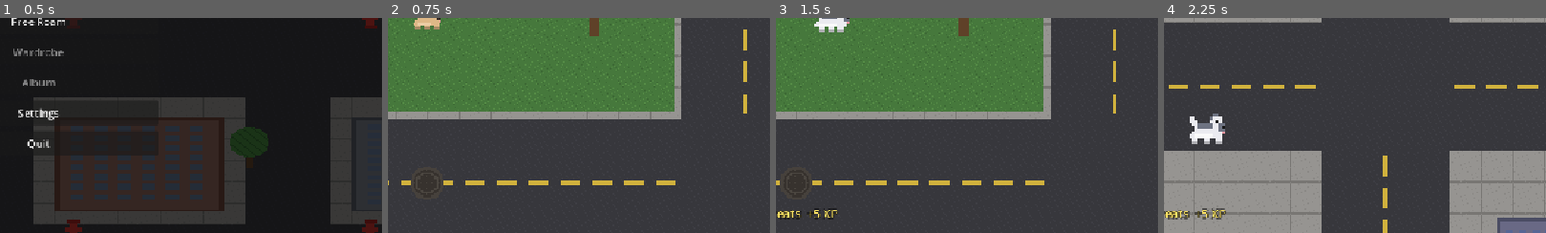
Above: before the commit, frames 1-4 (left to right).
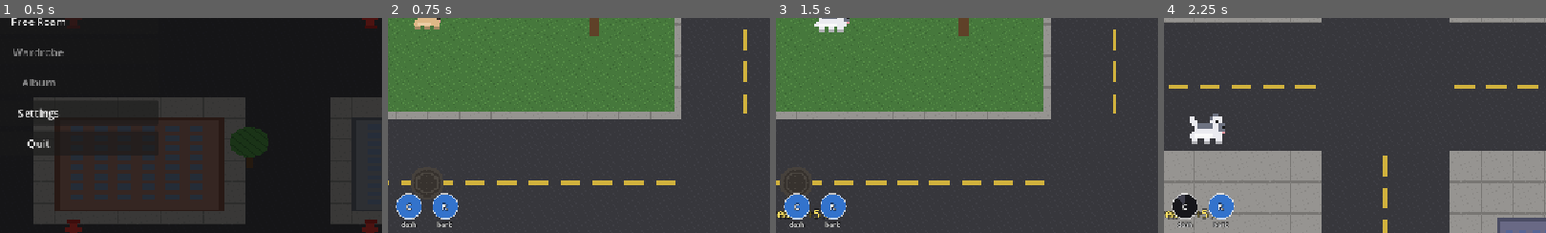
Above: after the commit, the same moments.

Repository: Damon1o/new-dog-city
Game: Godot game, scene res://scenes/Home.tscn
The game is run twice, just before and just after one commit, with the same random seed, the same clock (stepped at 60 frames per second) and the same inputs.
Inputs (mouse positions are % of the whole screen's width and height, from its top left):
- Up to frame 1 (0.5 s): no input
- Up to frame 2 (0.75 s): click "New Story" at 0.5 s
- Up to frame 3 (1.5 s): tap Enter at 1.25 s; move the mouse to (72, 45) at 1.27 s; hold D from 1.28 s (still down); tap Tab at 1.35 s; click (72, 45) at 1.42 s
- Up to frame 4 (2.25 s): tap Space at 1.52 s; move the mouse to (30, 55) at 2.02 s; release D at 2.03 s; hold S from 2.03 s (still down); tap C at 2.1 s
The pictures show only the part of the screen within x 45-95%, y 50-100%; the shares and areas given below are measured in that part.

Frame 1 is identical in both runs. In frame 2, 1.4% of the frame differs, in the area x 2-19%, y 81-98%; in frame 3, 1.4%; in frame 4, 1.5%.

Commit message:
Ability bar HUD with cooldown sweeps (M1-7)
Bottom-centre bar for dash (C), bark (R) and pounce (Space, hidden below level 30), each with a clockwise cooldown sweep. Pause help lists the new keys. Smoke asserts the bar exists, tracks bark_cd and gates pounce.

Co-Authored-By: Claude Opus 5.5 <noreply@anthropic.com>

Diff:
--- a/scripts/game.gd
+++ b/scripts/game.gd
@@ -131,6 +131,7 @@
 var shop: Node  # scripts/ui/shop.gd
 var bars := {}   # key -> {ctl, color, v, ghost, text}
 var slots := {}  # item -> count Label
+var abilities := {}  # ability bar: name -> {ctl, key, v (cooldown left, 0..1)}
 var pois: Array[Dictionary] = []  # {pos, text, color} — shops, stations, water
 var marker := {}                  # nearest poi, drawn as a floating tag
 var drinking := false
--- a/scripts/ui/hud.gd
+++ b/scripts/ui/hud.gd
@@ -241,6 +241,16 @@
 		g.menu_rows.append(hud_label(rows, 16))
 	g.menu.hide()
 	dock(g.menu, true, 60)
+	# bottom centre: ability bar (spec 11 HUD); locked ones hidden. Cooldown var = "<name>_cd".
+	var abar := HBoxContainer.new()
+	abar.add_theme_constant_override("separation", 10)
+	for a in [["dash", "C", g.player.DASH_CD], ["bark", "R", g.player.BARK_CD], ["pounce", "Spc", g.player.POUNCE_CD]]:
+		var c := Control.new()
+		c.custom_minimum_size = Vector2(44, 52)
+		c.draw.connect(draw_ability.bind(a[0]))
+		abar.add_child(c)
+		g.abilities[a[0]] = {"ctl": c, "key": a[1], "max": a[2], "v": 0.0}
+	dock(abar, true, 4)
 
 	# centre: collar name entry, pause g.menu
 	var center := CenterContainer.new()
@@ -257,7 +267,7 @@
 	pv.add_theme_constant_override("separation", 8)
 	g.pause_panel.add_child(pv)
 	hud_label(pv, 24).text = "PAUSED"
-	hud_label(pv, 14).text = "WASD / arrows   move\nShift   sprint\nSpace / left click   attack (click aims at the cursor)\nF   doors, stairs, burrow\nQ / E   eat P …(103 unchanged characters)…
+	hud_label(pv, 14).text = "WASD / arrows   move\nShift   sprint\nSpace / left click   attack (click aims at the cursor)\nC   dash   R   bark   hold Space   pounce (Lv 30)\nF   doors, stairs, burrow\nQ / E   eat P …(103 unchanged characters)…
 	for bus in ["Master", "Music", "SFX", "Ambience"]:
 		hud_label(pv, 14).text = "Volume" if bus == "Master" else bus
 		var sl := HSlider.new()
@@ -414,6 +424,26 @@
 		set_bar("boss", g.boss.hp / g.boss.max_hp, delta, "%d / %d" % [ceili(g.boss.hp), int(g.boss.max_hp)])
 	g.quest_label.text = g.quest_text()
 	g.quest_label.modulate = Color(1, 0.9, 0.4) if g.tutorial_on() else Color.WHITE
+	for n in g.abilities:
+		var ab: Dictionary = g.abilities[n]
+		ab.v = float(g.player.get(n + "_cd")) / ab.max
+		ab.ctl.visible = n != "pounce" or g.player.level >= g.player.POUNCE_LEVEL
+		ab.ctl.queue_redraw()
+
+## Ability slot: round button with its key, name under it, dark sweep for the cooldown left.
+func draw_ability(n: String) -> void:
+	var ab: Dictionary = g.abilities[n]
+	var c: Control = ab.ctl
+	var mid := Vector2(c.size.x / 2.0, 20)
+	var font := ThemeDB.fallback_font
+	c.draw_circle(mid, 19, Color(0.2, 0.45, 0.8) if ab.v <= 0.0 else Color(0.25, 0.25, 0.3))
+	if ab.v > 0.0:  # clockwise from 12 o'clock; a thick arc avoids polygon triangulation at tiny slices
+		c.draw_arc(mid, 9.5, -PI / 2.0, -PI / 2.0 + TAU * ab.v, 32, Color(0, 0, 0, 0.65), 19.0)
+	c.draw_arc(mid, 19, 0, TAU, 32, Color(1, 1, 1, 0.7), 1.5)
+	c.draw_string_outline(font, Vector2(0, 25), ab.key, HORIZONTAL_ALIGNMENT_CENTER, c.size.x, 13, 3, Color.BLACK)
+	c.draw_string(font, Vector2(0, 25), ab.key, HORIZONTAL_ALIGNMENT_CENTER, c.size.x, 13)
+	c.draw_string_outline(font, Vector2(0, 51), n, HORIZONTAL_ALIGNMENT_CENTER, c.size.x, 10, 3, Color.BLACK)
+	c.draw_string(font, Vector2(0, 51), n, HORIZONTAL_ALIGNMENT_CENTER, c.size.x, 10)
 
 func draw_overlay() -> void:
 	var xf = g.get_canvas_transform()  # world -> screen
--- a/tests/smoke.gd
+++ b/tests/smoke.gd
@@ -139,7 +139,14 @@
 	await frames(25)
 	assert(is_equal_approx(1000.0 - target.hp, player.attack_damage() * 2.0), "pounce lands 2x bite, got %f" % (1000.0 - target.hp))
 	assert(target.state == target.State.STUN, "pounce stuns")
+	# ability bar (M1-7): exists, cooldown sweep follows <name>_cd, pounce hidden below level 30
+	await frames(1)
+	assert(game.abilities.has("dash") and game.abilities.has("bark"), "ability bar built")
+	assert(game.abilities.bark.v > 0.9 and game.abilities.bark.v < 1.0, "bark cooldown on the bar")
+	assert(game.abilities.pounce.ctl.visible, "pounce shown at level 30")
 	player.level = 1
+	await frames(1)
+	assert(not game.abilities.pounce.ctl.visible, "pounce locked below level 30")
 	for i in racs.size():
 		racs[i].level = rac_lv[i]
 		racs[i].go_home(0.0)
